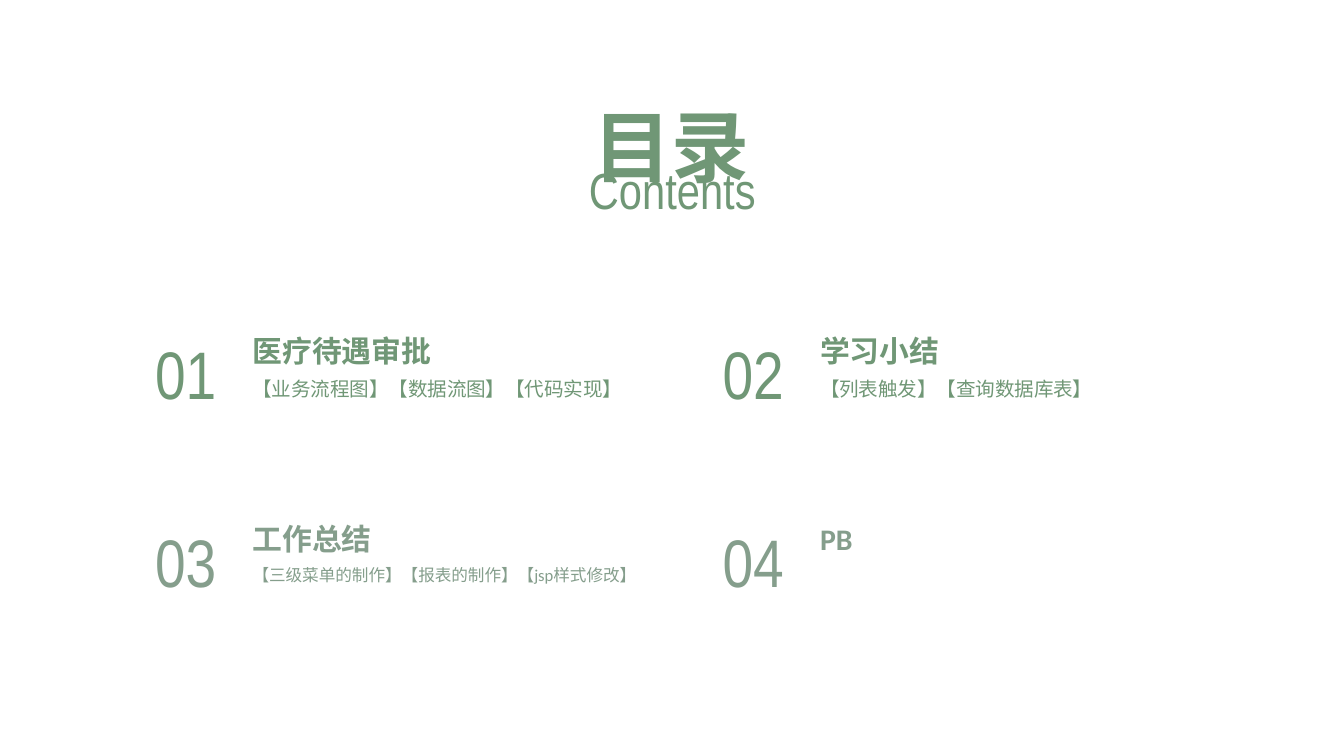
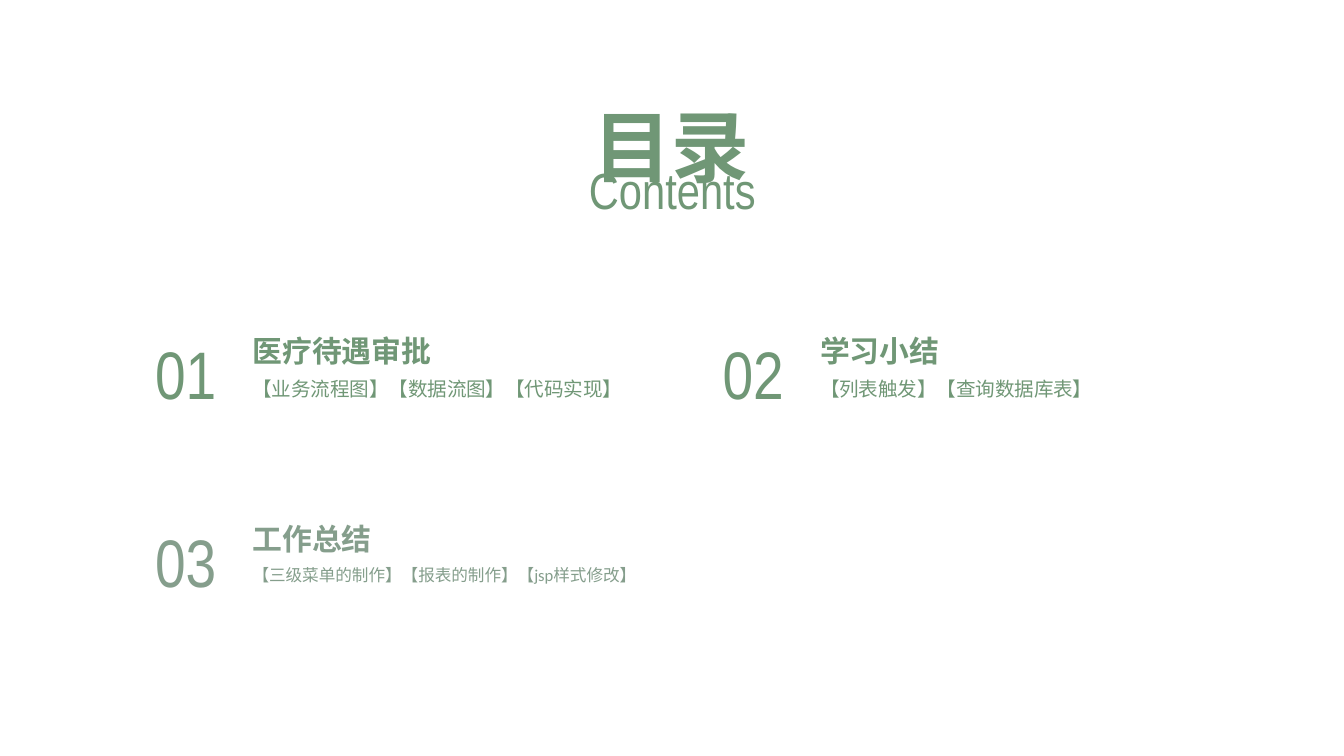
Before and after one commit to Huberyfight/studyAug, a slide deck: slide 2 of 学习成果汇报.pptx. Drawn at 1344x756 pixels with LibreOffice and Linux fonts; fonts in the diff are those of the drawing; background and template pictures are left out. Boxes give left, top, right and bottom in pixels: in the first picture for what was removed or moved away, otherwise in the second. Text is boxed around its words. In the diff, an @@ line names an element or a change of style, - is before the commit and + after.

```diff
--- a/学习成果汇报.pptx
+++ b/学习成果汇报.pptx
@@ text removed at (820, 530, 853, 550) @@
-PB
@@ text removed at (723, 540, 784, 588) @@
-04
```
Also in this commit, not shown: 3 other slides changed, 2 slides added, 17 slides removed.
